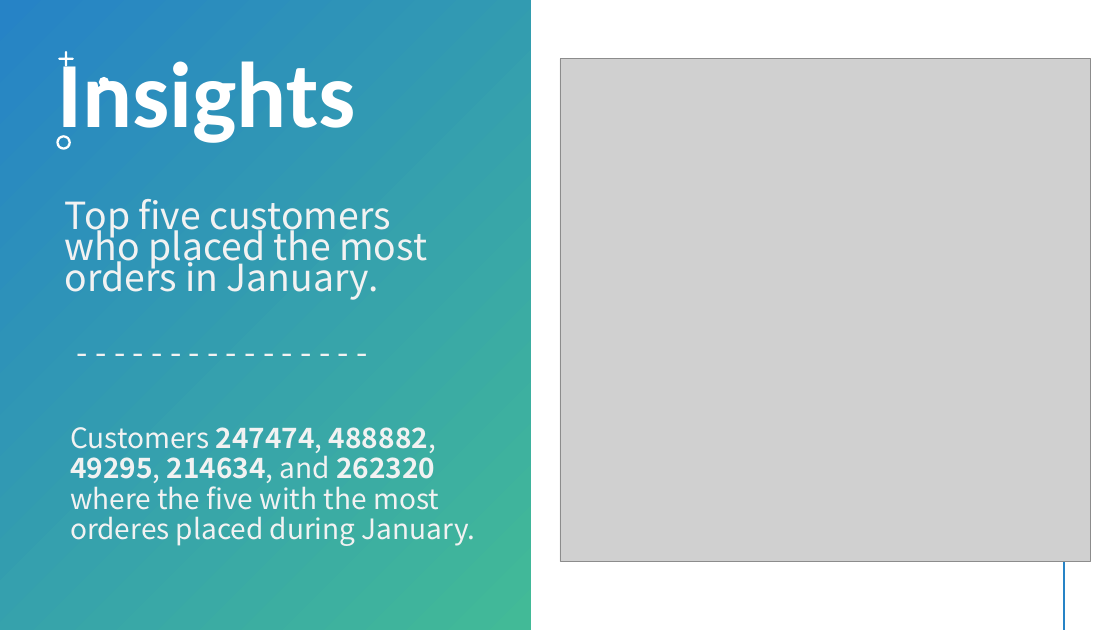
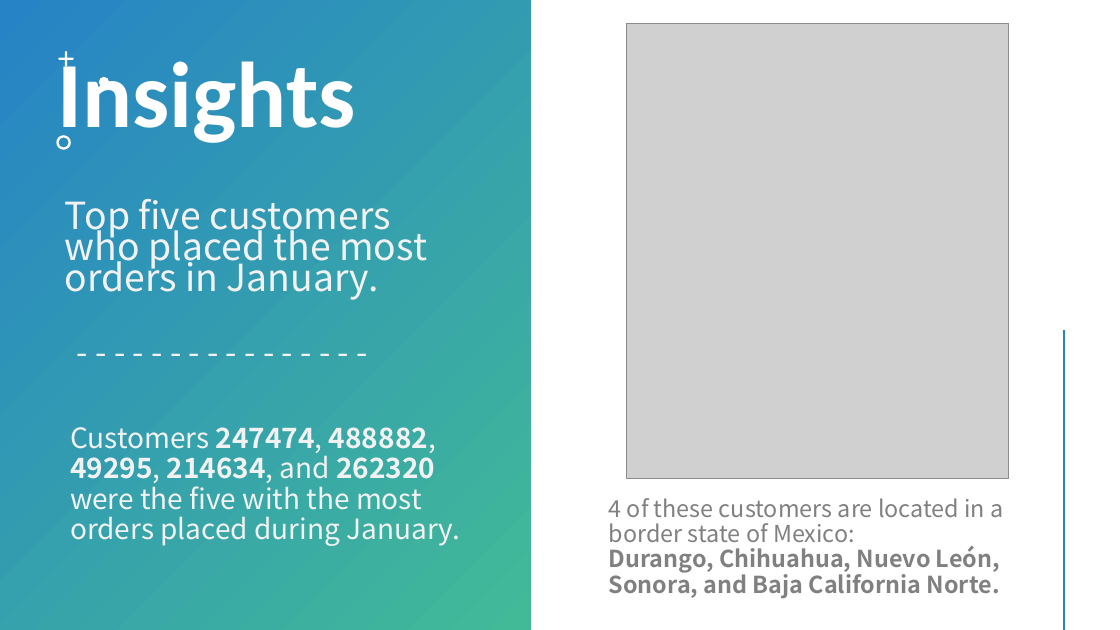
Before and after one commit to fhg99/ArcaApplication, a slide deck: slide 4 of AnalysisPresentation.pptx. Drawn at 1120x630 pixels with LibreOffice and Linux fonts; fonts in the diff are those of the drawing; grey boxes stand for pictures. Boxes give left, top, right and bottom in pixels: in the first picture for what was removed or moved away, otherwise in the second. Text is boxed around its words. In the diff, an @@ line names an element or a change of style, - is before the commit and + after.

Commit message:
Removed Extra Line and Fixed PPT
Removed an extra markdown cell and fixed a spelling mistake in the ppt.

```diff
--- a/AnalysisPresentation.pptx
+++ b/AnalysisPresentation.pptx
@@ picture: place and size @@
-picture at [560,59,1091,561]
+picture at [627,24,1010,479]
@@ text at [70,427,460,546]: text changed @@
-Customers 247474, 488882, 49295, 214634, and 262320 where the five with the most orderes placed during January.
+Customers 247474, 488882, 49295, 214634, and 262320 were the five with the most orders placed during January.
@@ text added at [609,498,1003,598], 20 pt, text #808080, bold @@
+4 of these customers are located in a border state of Mexico:
+Durango, Chihuahua, Nuevo León, Sonora, and Baja California Norte.
```
Also in this commit, not shown: 6 other slides changed, 2 slides added, 1 other file.
